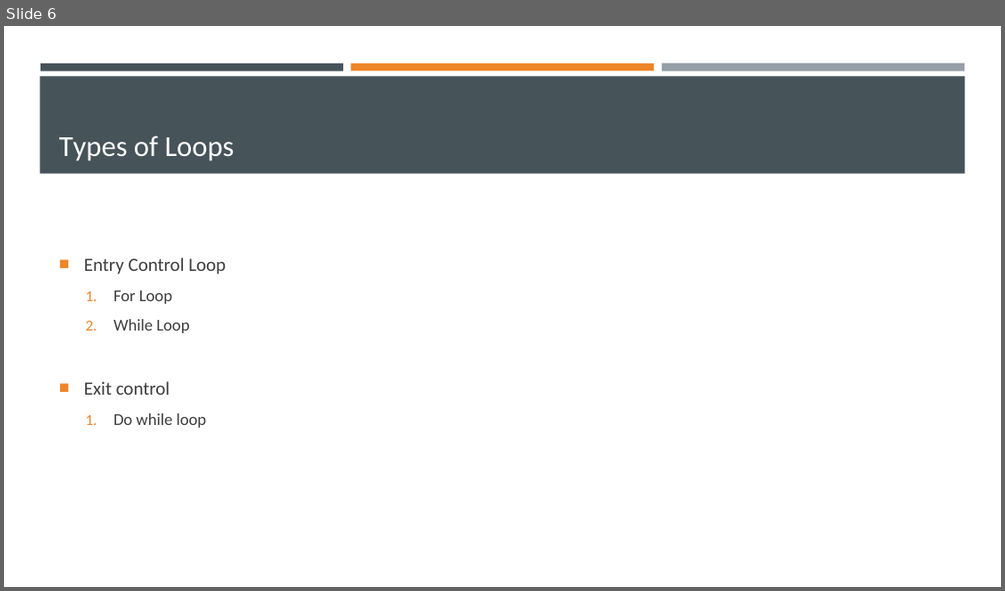
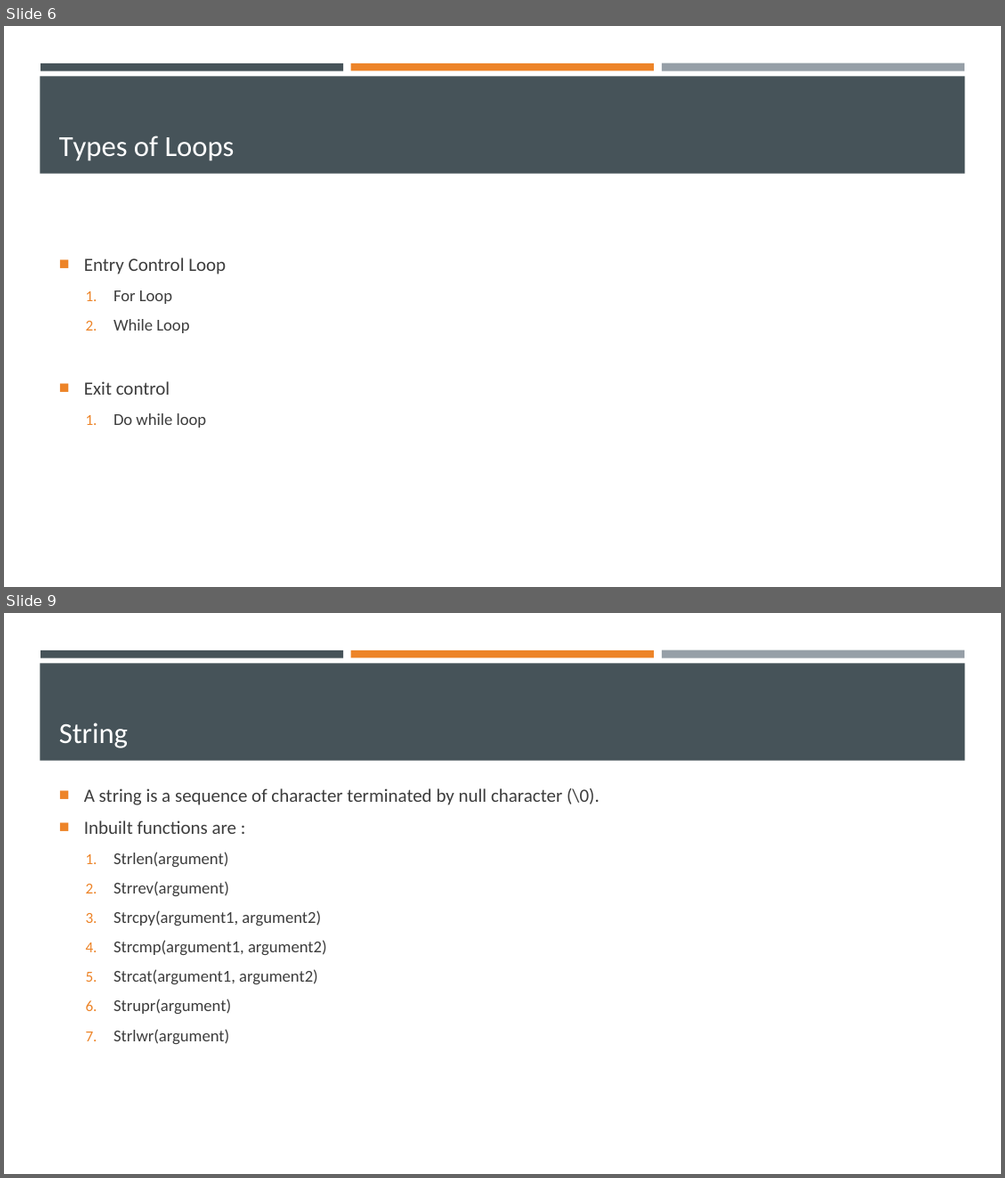
Before and after one commit to achalchhag/assignment, a slide deck: SOFTSKILL/Softskills - Building Corporate Culture/C language.pptx. Shown one above the other, each under a label of ours: slide 6 before the commit, slides 6 and 9 after it; the slides between them are not shown. The pictures are 1005x591 and 1005x1178 pixels, drawn with LibreOffice and Linux fonts; fonts in the diff are those of the drawing. Boxes give left, top, right and bottom in pixels: in the first picture for what was removed or moved away, otherwise in the second. Text is boxed around its words. In the diff, an @@ line names an element or a change of style, - is before the commit and + after.

```diff
--- a/SOFTSKILL/Softskills - Building Corporate Culture/C language.pptx
+++ b/SOFTSKILL/Softskills - Building Corporate Culture/C language.pptx
@@ slide 9 added at (x1=4, y1=613, x2=1001, y2=1174), background #FFFFFF; not listed: 4 template elements that a slide beside it also shows @@
@@ title added at (x1=59, y1=722, x2=128, y2=748), 28 pt, text #FFFFFF @@
+String
@@ text added at (x1=84, y1=788, x2=599, y2=1044), 16 pt, text #3D3D3D @@
+■ A string is a sequence of character terminated by null character (\0).
+■ Inbuilt functions are :
+  1. Strlen(argument)
+  2. Strrev(argument)
+  3. Strcpy(argument1, argument2)
+  4. Strcmp(argument1, argument2)
+  5. Strcat(argument1, argument2)
+  6. Strupr(argument)
+  7. Strlwr(argument)
```
Also in this commit, not shown: 4 other slides added, 1 slide removed, 2 other files.
